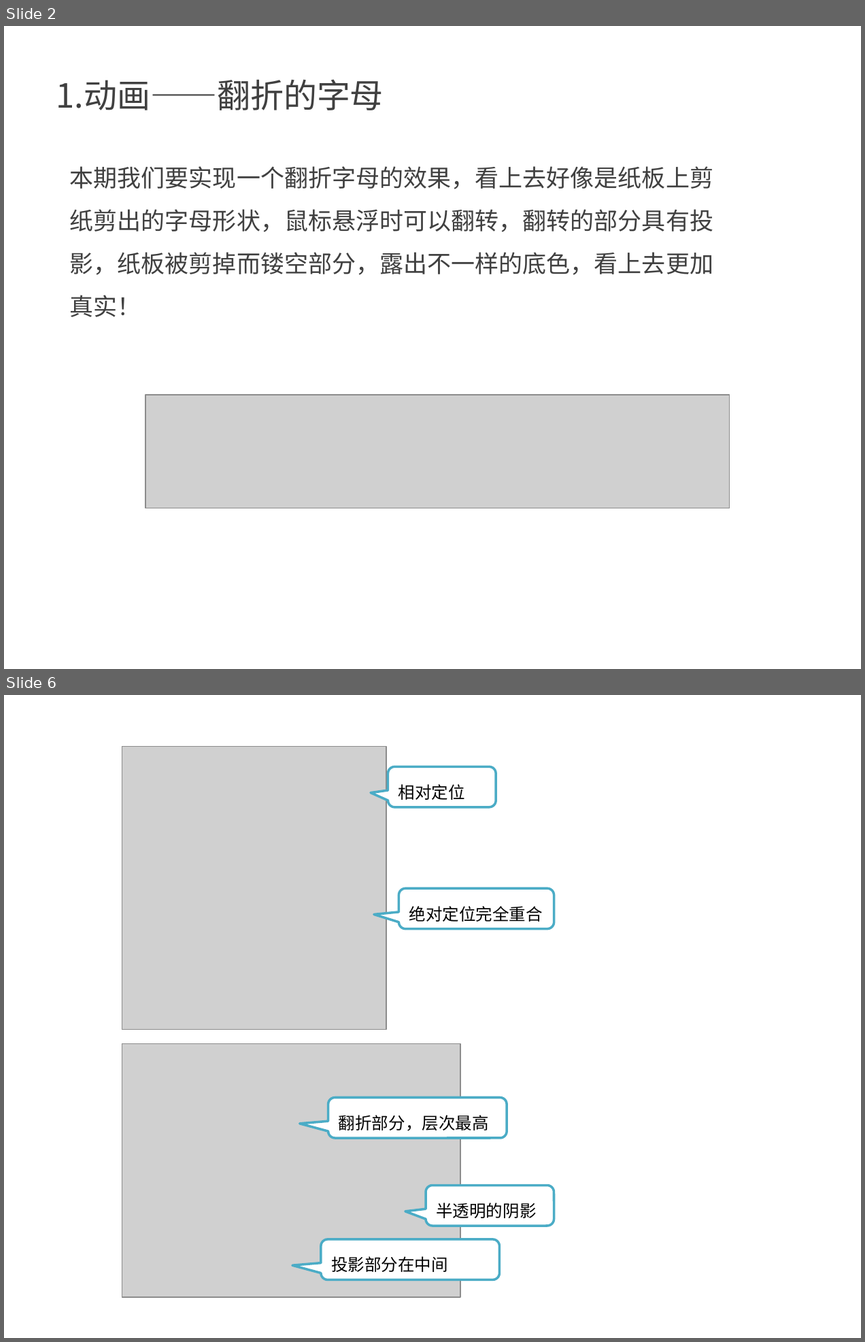
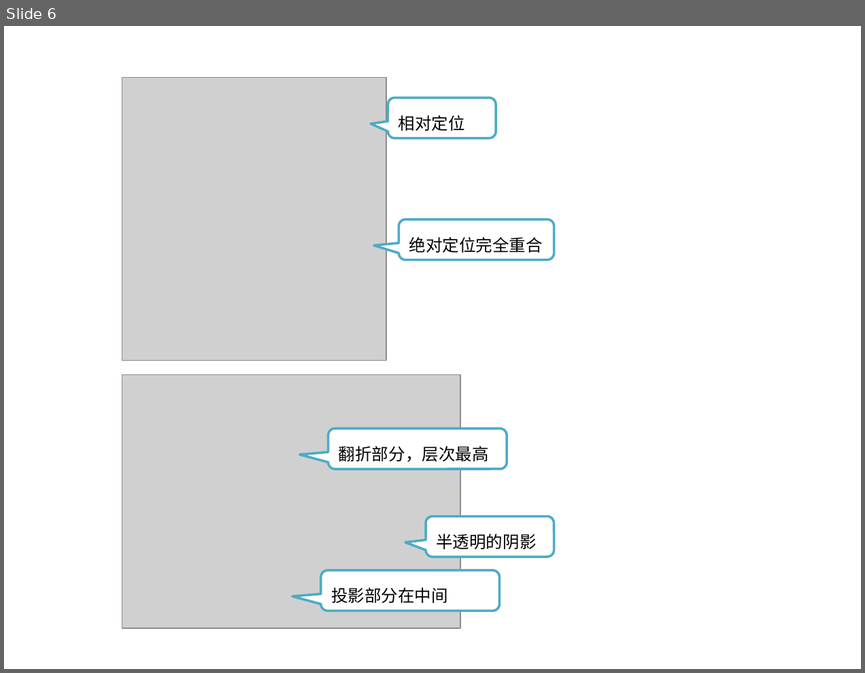
Before and after one commit to kong66/webAni, a slide deck: 6-neon/3DLetter.pptx. Shown one above the other, each under a label of ours: slides 2 and 6 before the commit, slide 6 after it; the slides between them are not shown. The pictures are 865x1342 and 865x673 pixels, drawn with LibreOffice and Linux fonts; fonts in the diff are those of the drawing; grey boxes stand for pictures. Boxes give left, top, right and bottom in pixels: in the first picture for what was removed or moved away, otherwise in the second. Text is boxed around its words. In the diff, an @@ line names an element or a change of style, - is before the commit and + after.

```diff
--- a/6-neon/3DLetter.pptx
+++ b/6-neon/3DLetter.pptx
@@ slide 2 removed at (x1=4, y1=26, x2=861, y2=669), background #FFFFFF @@
@@ text removed at (x1=56, y1=79, x2=383, y2=110) @@
-1.动画——翻折的字母
@@ text removed at (x1=70, y1=166, x2=713, y2=317) @@
-本期我们要实现一个翻折字母的效果，看上去好像是纸板上剪纸剪出的字母形状，鼠标悬浮时可以翻转，翻转的部分具有投影，纸板被剪掉而镂空部分，露出不一样的底色，看上去更加真实！
@@ picture removed at (x1=145, y1=395, x2=729, y2=507) @@
```
Also in this commit, not shown: 3 slides changed, 2 slides added, 1 other slide removed, 1 other file.
